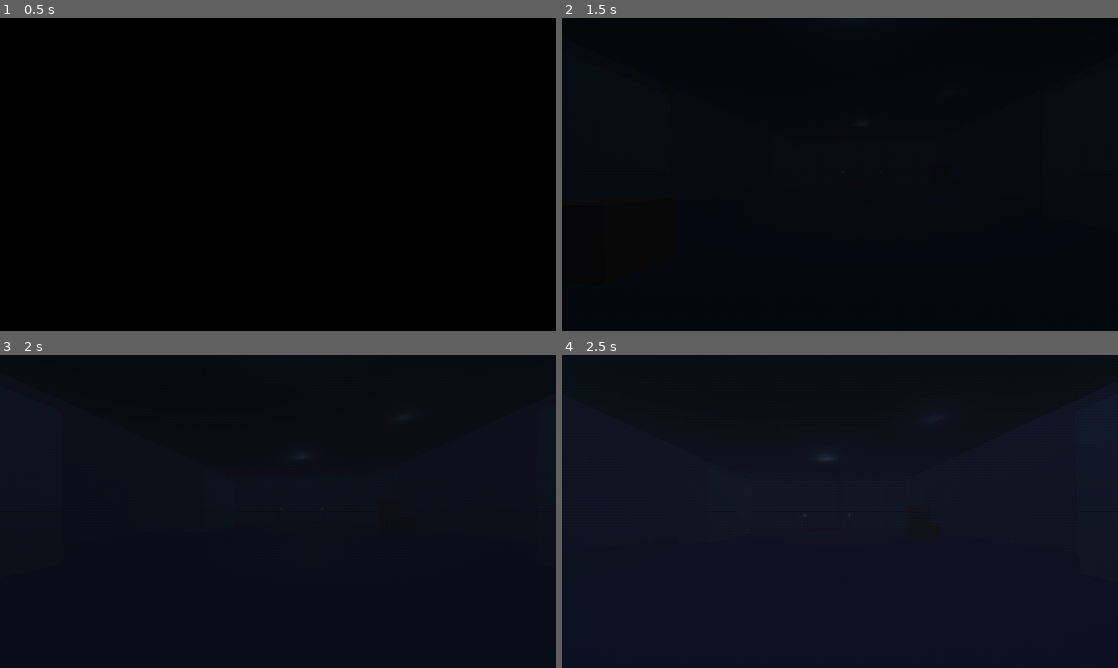
Above: before the commit, frames 1-4 (two rows, left to right).
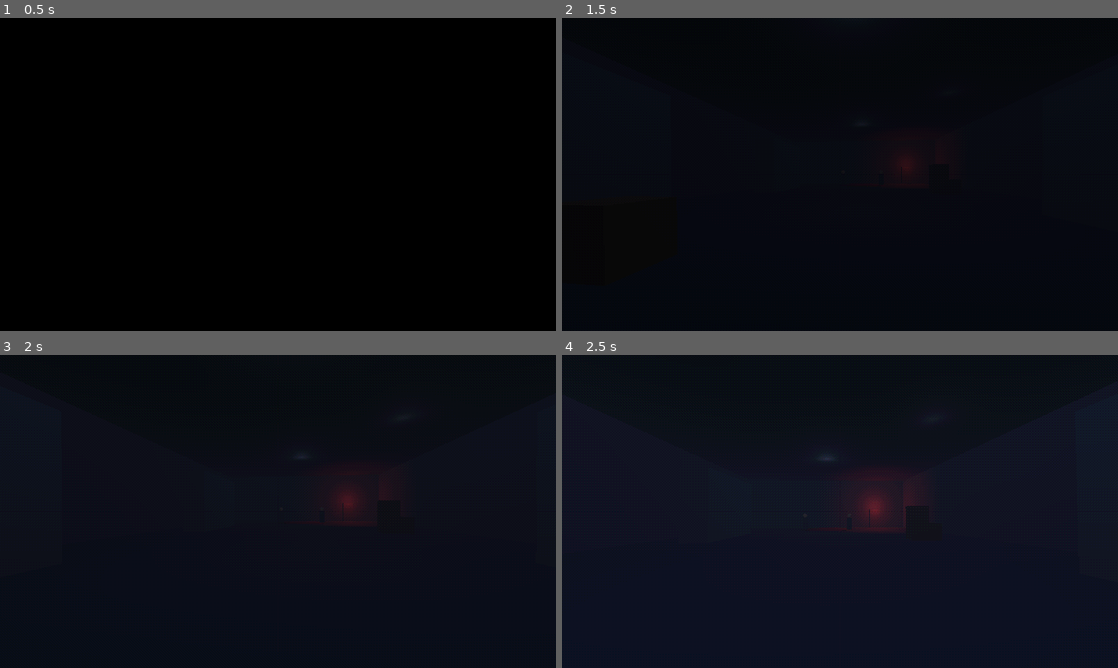
Above: after the commit, the same moments.

Repository: qweliant/healthcare-horror
Game: Godot game, scene res://scenes/job2/job2.tscn
Two runs of this game, one before a commit and one after it. Both use one fixed random seed, a clock stepped at 60 frames per second and the inputs below. This scene is started directly instead of the project's main scene.
Inputs (mouse positions are in pixels of both pictures, inside the frame that each line leads up to):
- Up to frame 1 (0.5 s): no input
- Up to frame 2 (1.5 s): tap Enter at 0.5 s; move the mouse to (867, 174) at 0.52 s; hold Space (advance_dialogue) 0.53-1.28 s; hold W (move_forward) from 0.53 s (still down); move the mouse to (812, 174) at 1.27 s; tap E (interact) at 1.35 s
- Up to frame 3 (2 s): keep holding W (move_forward)
- Up to frame 4 (2.5 s): keep holding W (move_forward); tap Enter at 2 s; move the mouse to (851, 505) at 2.02 s; hold Space (advance_dialogue) from 2.03 s (still down)

Frame 1 is identical in both runs. In frame 2, 0.2% of the frame differs, in the area x 59-64%, y 43-54%; in frame 3, 0.8%; in frame 4, 0.9%, in the area x 48-65%, y 37-57%.

Commit message:
more choice & freedom

Diff:
--- a/scenes/job2/job2.tscn
+++ b/scenes/job2/job2.tscn
@@ -63,7 +63,10 @@
 emission_energy_multiplier = 0.0
 
 [sub_resource type="StandardMaterial3D" id="StandardMaterial3D_door"]
-albedo_color = Color(1, 0, 0, 1)
+albedo_color = Color(1, 0.05, 0.05, 1)
+emission_enabled = true
+emission = Color(1, 0.1, 0.1, 1)
+emission_energy_multiplier = 1.5
 
 [sub_resource type="StandardMaterial3D" id="StandardMaterial3D_door_frame"]
 albedo_color = Color(0.3, 0.3, 0.34, 1)
@@ -302,6 +305,14 @@
 transform = Transform3D(1, 0, 0, 0, 1, 0, 0, 0, 1, 0, 1.1, 0.05)
 size = Vector3(1.3, 2.3, 0.15)
 material = SubResource("StandardMaterial3D_door_frame")
+
+; Bright red lamp above the door — visible from across the warehouse.
+[node name="DoorLight" type="OmniLight3D" parent="EscapeDoor"]
+transform = Transform3D(1, 0, 0, 0, 1, 0, 0, 0, 1, 0, 2.6, 1.0)
+light_color = Color(1, 0.2, 0.2, 1)
+light_energy = 2.5
+omni_range = 10.0
+omni_attenuation = 1.2
 
 ; --- Player ---
 
--- a/scenes/stairwell/stairwell.tscn
+++ b/scenes/stairwell/stairwell.tscn
@@ -34,8 +34,7 @@
 [sub_resource type="BoxShape3D" id="BoxShape3D_teleport"]
 size = Vector3(2.5, 2.0, 0.5)
 
-[sub_resource type="BoxShape3D" id="BoxShape3D_ramp"]
-size = Vector3(2.5, 0.2, 4.4231)
+[sub_resource type="WorldBoundaryShape3D" id="WorldBoundaryShape3D_safety"]
 
 [sub_resource type="ShaderMaterial" id="ShaderMaterial_ps1"]
 shader = ExtResource("4_ps1")
@@ -71,6 +70,13 @@
 omni_range = 8.0
 omni_attenuation = 1.2
 
+; --- Safety floor: infinite plane at y=0 so the player can never fall below the stairwell. ---
+
+[node name="SafetyFloor" type="StaticBody3D" parent="."]
+
+[node name="SafetyCollision" type="CollisionShape3D" parent="SafetyFloor"]
+shape = SubResource("WorldBoundaryShape3D_safety")
+
 ; --- Bottom Landing ---
 
 [node name="BottomLanding" type="CSGBox3D" parent="."]
@@ -79,76 +85,79 @@
 size = Vector3(3.0, 0.1, 2.0)
 material = SubResource("Mat_concrete")
 
-; --- Steps (visual only — walking handled by invisible StairRamp below) ---
+; --- Steps (climbed via step-up logic in player.gd) ---
 
 [node name="Step01" type="CSGBox3D" parent="."]
 transform = Transform3D(1, 0, 0, 0, 1, 0, 0, 0, 1, 0, 0.125, -0.35)
+use_collision = true
 size = Vector3(2.5, 0.25, 0.3)
 material = SubResource("Mat_concrete")
 
 [node name="Step02" type="CSGBox3D" parent="."]
 transform = Transform3D(1, 0, 0, 0, 1, 0, 0, 0, 1, 0, 0.375, -0.65)
+use_collision = true
 size = Vector3(2.5, 0.25, 0.3)
 material = SubResource("Mat_concrete")
 
 [node name="Step03" type="CSGBox3D" parent="."]
 transform = Transform3D(1, 0, 0, 0, 1, 0, 0, 0, 1, 0, 0.625, -0.95)
+use_collision = true
 size = Vector3(2.5, 0.25, 0.3)
 material = SubResource("Mat_concrete")
 
 [node name="Step04" type="CSGBox3D" parent="."]
 transform = Transform3D(1, 0, 0, 0, 1, 0, 0, 0, 1, 0, 0.875, -1.25)
+use_collision = true
 size = Vector3(2.5, 0.25, 0.3)
 material = SubResource("Mat_concrete")
 
 [node name="Step05" type="CSGBox3D" parent="."]
 transform = Transform3D(1, 0, 0, 0, 1, 0, 0, 0, 1, 0, 1.125, -1.55)
+use_collision = true
 size = Vector3(2.5, 0.25, 0.3)
 material = SubResource("Mat_concrete")
 
 [node name="Step06" type="CSGBox3D" parent="."]
 transform = Transform3D(1, 0, 0, 0, 1, 0, 0, 0, 1, 0, 1.375, -1.85)
+use_collision = true
 size = Vector3(2.5, 0.25, 0.3)
 material = SubResource("Mat_concrete")
 
 [node name="Step07" type="CSGBox3D" parent="."]
 transform = Transform3D(1, 0, 0, 0, 1, 0, 0, 0, 1, 0, 1.625, -2.15)
+use_collision = true
 size = Vector3(2.5, 0.25, 0.3)
 material = SubResource("Mat_concrete")
 
 [node name="Step08" type="CSGBox3D" parent="."]
 transform = Transform3D(1, 0, 0, 0, 1, 0, 0, 0, 1, 0, 1.875, -2.45)
+use_collision = true
 size = Vector3(2.5, 0.25, 0.3)
 material = SubResource("Mat_concrete")
 
 [node name="Step09" type="CSGBox3D" parent="."]
 transform = Transform3D(1, 0, 0, 0, 1, 0, 0, 0, 1, 0, 2.125, -2.75)
+use_collision = true
 size = Vector3(2.5, 0.25, 0.3)
 material = SubResource("Mat_concrete")
 
 [node name="Step10" type="CSGBox3D" parent="."]
 transform = Transform3D(1, 0, 0, 0, 1, 0, 0, 0, 1, 0, 2.375, -3.05)
+use_collision = true
 size = Vector3(2.5, 0.25, 0.3)
 material = SubResource("Mat_concrete")
 
 [node name="Step11" type="CSGBox3D" parent="."]
 transform = Transform3D(1, 0, 0, 0, 1, 0, 0, 0, 1, 0, 2.625, -3.35)
+use_collision = true
 size = Vector3(2.5, 0.25, 0.3)
 material = SubResource("Mat_concrete")
 
 [node name="Step12" type="CSGBox3D" parent="."]
 transform = Transform3D(1, 0, 0, 0, 1, 0, 0, 0, 1, 0, 2.875, -3.65)
-size = Vector3(2.5, 0.25, 0.3)
-material = SubResource("Mat_concrete")
-
-; --- Invisible ramp: the actual walkable surface spanning the stairs ---
-; Slope ~42.7° (under default floor_max_angle), from bottom landing edge to top landing edge.
-
-[node name="StairRamp" type="StaticBody3D" parent="."]
-transform = Transform3D(1, 0, 0, 0, 0.7346, 0.6785, 0, -0.6785, 0.7346, 0, 1.4265, -2.1929)
-
-[node name="CollisionShape3D" type="CollisionShape3D" parent="StairRamp"]
-shape = SubResource("BoxShape3D_ramp")
+use_collision = true
+size = Vector3(2.5, 0.25, 0.3)
+material = SubResource("Mat_concrete")
 
 ; --- Top Landing ---
 
--- a/scripts/player/player.gd
+++ b/scripts/player/player.gd
@@ -2,6 +2,8 @@
 
 @export var move_speed := 3.0
 @export var mouse_sensitivity := 0.002
+
+const GRAVITY := 9.8
 
 @onready var camera: Camera3D = $Camera3D
 @onready var interact_ray: RayCast3D = $Camera3D/InteractRay
@@ -13,6 +15,10 @@
 
 func _ready() -> void:
 	Input.mouse_mode = Input.MOUSE_MODE_CAPTURED
+	# Allow the capsule to treat stair-edge contacts as floor (they're ~80° from vertical
+	# for a 0.3-radius capsule on a 0.25m riser). Snap length keeps us glued to step tops.
+	floor_max_angle = 1.5
+	floor_snap_length = 0.3
 
 
 func _unhandled_input(event: InputEvent) -> void:
@@ -33,7 +39,7 @@
 
 func _physics_process(delta: float) -> void:
 	if not is_on_floor():
-		velocity.y -= 9.8 * delta
+		velocity.y -= GRAVITY * delta
 
 	if can_move:
 		var input_dir := Input.get_vector("move_left", "move_right", "move_forward", "move_back")
